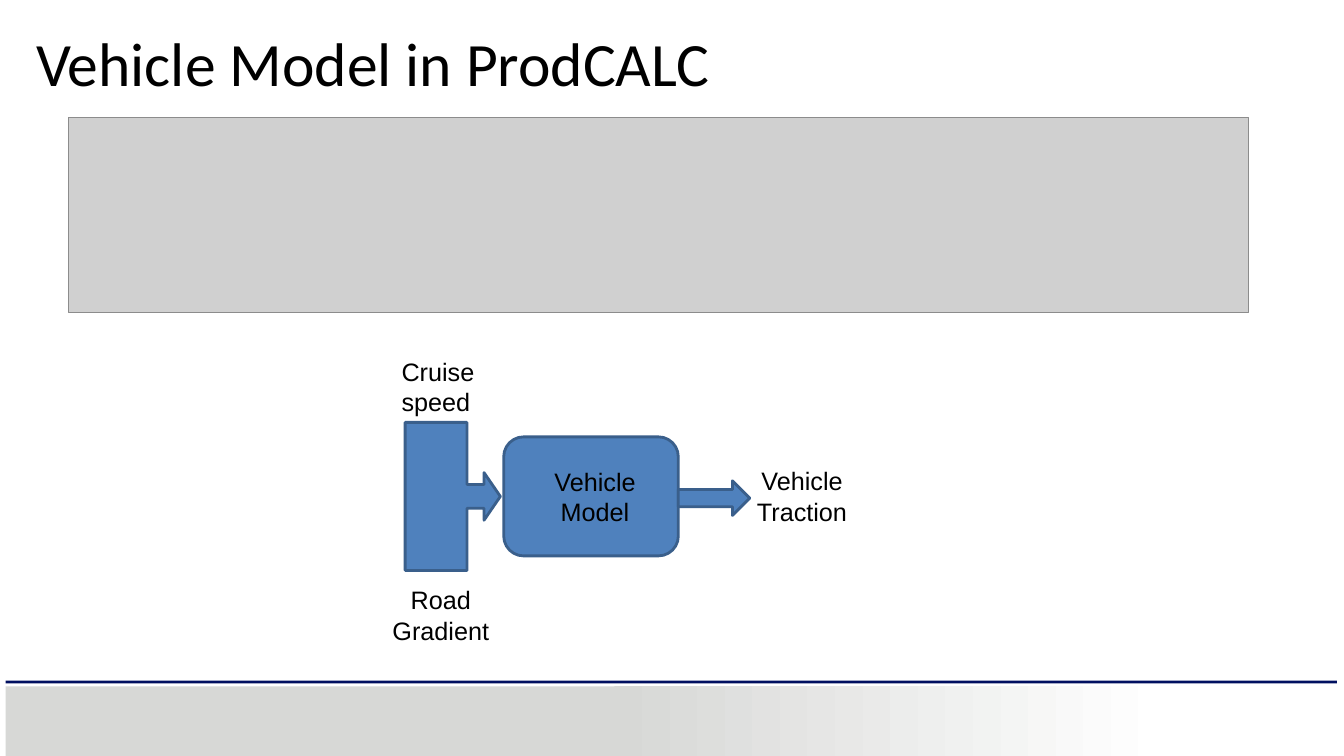
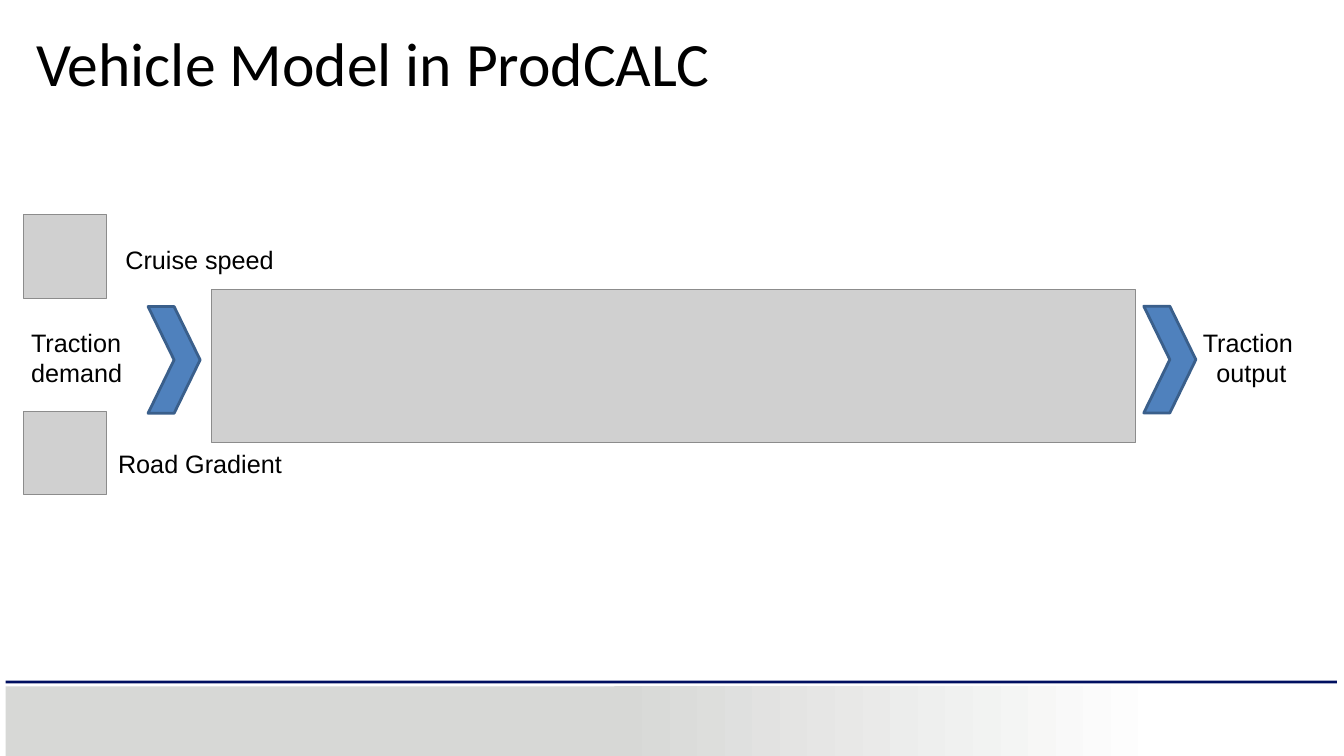
Before and after one commit to carthikvenkataraman/MasterThesis, a slide deck: slide 20 of ThesisReport/MasterThesisPresentation/MasterThesis-OptimisationOfDistributedPropulsionInLongHeavyVehicleCombinations.pptx (slide 19 before the commit). Drawn at 1344x756 pixels with LibreOffice and Linux fonts; fonts in the diff are those of the drawing; grey boxes stand for pictures; background and template pictures are left out. Boxes give left, top, right and bottom in pixels: in the first picture for what was removed or moved away, otherwise in the second. Text is boxed around its words. In the diff, an @@ line names an element or a change of style, - is before the commit and + after.

```diff
--- a/ThesisReport/MasterThesisPresentation/MasterThesis-OptimisationOfDistributedPropulsionInLongHeavyVehicleCombinations.pptx
+++ b/ThesisReport/MasterThesisPresentation/MasterThesis-OptimisationOfDistributedPropulsionInLongHeavyVehicleCombinations.pptx
@@ picture added at (23,215,106,298) @@
@@ text "Cruise speed" rewrapped from (402,362,475,417) to (125,250,274,275) @@
@@ picture: place and size @@
-picture at (69,117,1249,313)
+picture at (212,289,1136,443)
@@ chevron added at (148,307,201,413), fill #4F81BD, outline #3A5F8C 2 pt @@
@@ chevron added at (1144,307,1197,413), fill #4F81BD, outline #3A5F8C 2 pt @@
@@ text added at (31,333,122,383), 18 pt, text #000000 @@
+Traction
+demand
@@ text added at (1203,333,1293,388), 18 pt, text #000000 @@
+Traction
+output
@@ picture added at (23,412,106,495) @@
@@ text "Road Gradient" rewrapped from (392,590,489,641) to (118,454,282,474) @@
@@ right arrow callout removed at (405,422,500,571) @@
@@ rounded rectangle removed at (504,437,679,556) @@
@@ text removed at (554,472,635,522) @@
-Vehicle Model
@@ text removed at (757,471,847,522) @@
-Vehicle Traction
@@ right arrow removed at (679,481,750,515) @@
```
Also in this commit, not shown: 5 other slides changed, 14 slides added, 12 other files.
